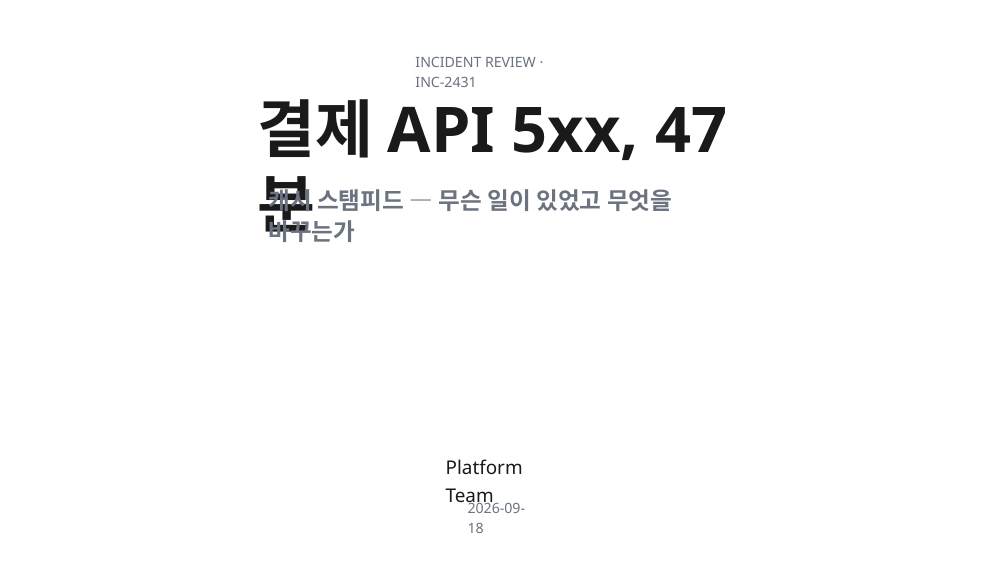
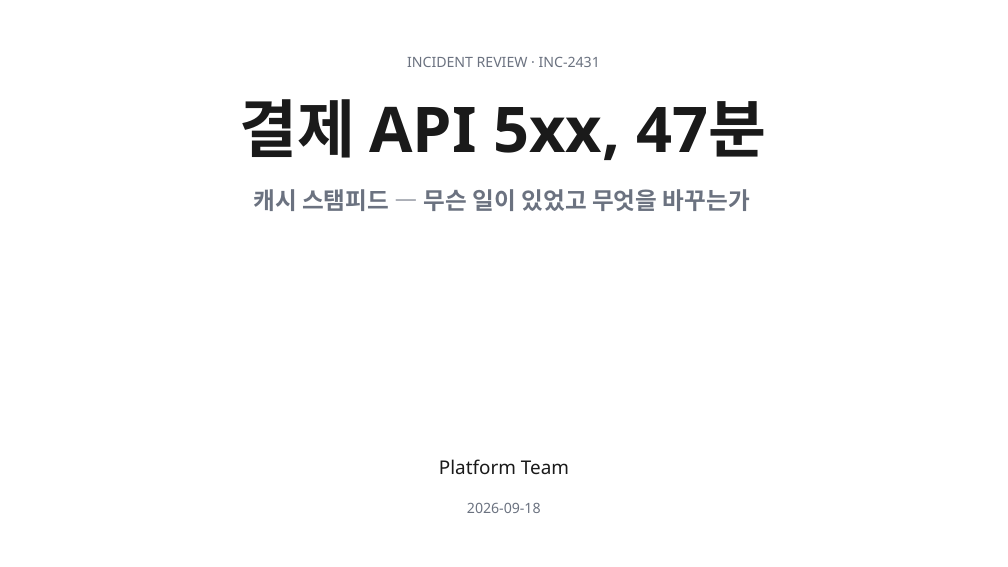
Before and after one commit to k2sebeom/balpyo, a slide deck: slide 1 of examples/showcase/decks/incident-postmortem/inc-2431-장애-회고.pptx. Drawn at 1008x567 pixels with LibreOffice and Linux fonts; fonts in the diff are those of the drawing. Boxes give left, top, right and bottom in pixels: in the first picture for what was removed or moved away, otherwise in the second. Text is boxed around its words. In the diff, an @@ line names an element or a change of style, - is before the commit and + after.

```diff
--- a/examples/showcase/decks/incident-postmortem/inc-2431-장애-회고.pptx
+++ b/examples/showcase/decks/incident-postmortem/inc-2431-장애-회고.pptx
@@ text "INCIDENT REVIEW · INC-2431" rewrapped from (x1=415, y1=57, x2=536, y2=87) to (x1=407, y1=57, x2=600, y2=67) @@
@@ title "결제 API 5xx, 47분" rewrapped from (x1=258, y1=99, x2=639, y2=160) to (x1=239, y1=99, x2=767, y2=160) @@
@@ subtitle "캐시 스탬피드 — 무슨 일이 ..." rewrapped from (x1=268, y1=185, x2=672, y2=242) to (x1=253, y1=189, x2=750, y2=211) @@
@@ text "Platform Team" rewrapped from (x1=446, y1=459, x2=523, y2=508) to (x1=439, y1=459, x2=569, y2=474) @@
@@ text "2026-09-18" rewrapped from (x1=468, y1=500, x2=525, y2=533) to (x1=467, y1=503, x2=541, y2=513) @@
```
Also in this commit, not shown: 2 other slides changed, 2 other files.
